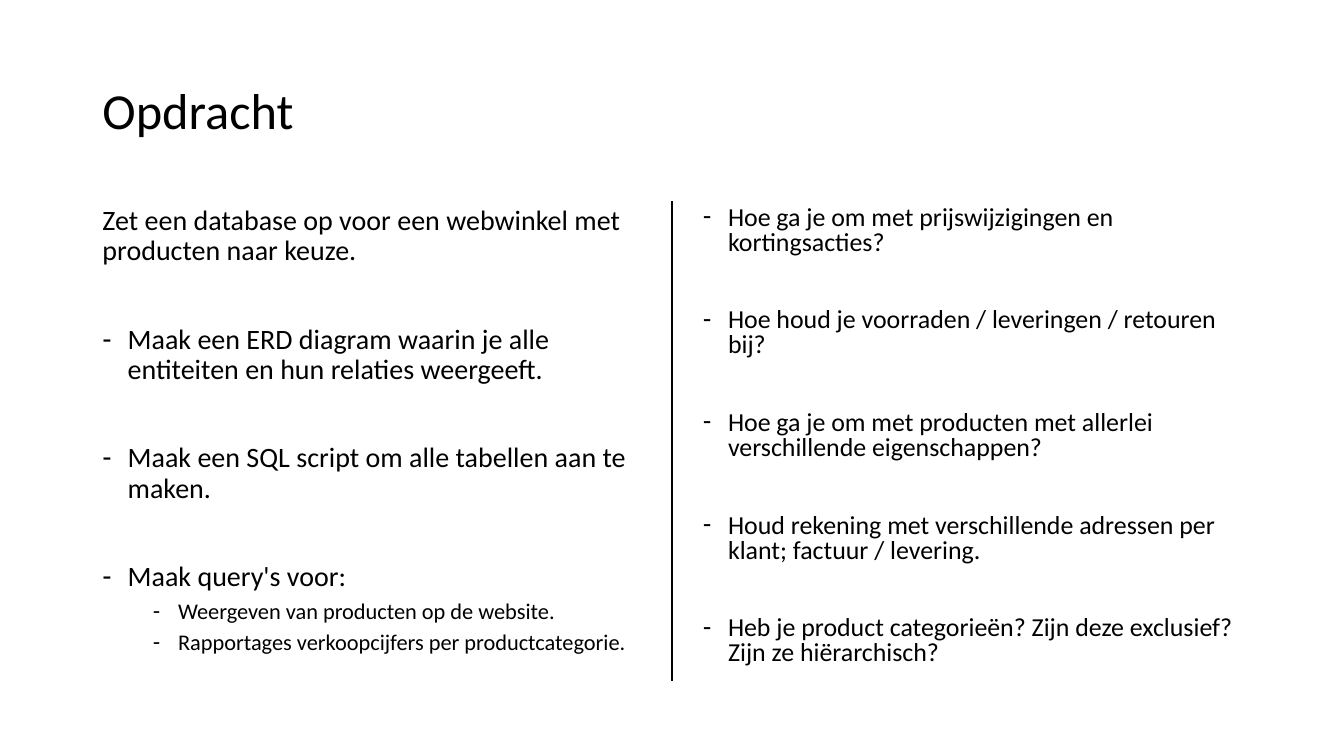
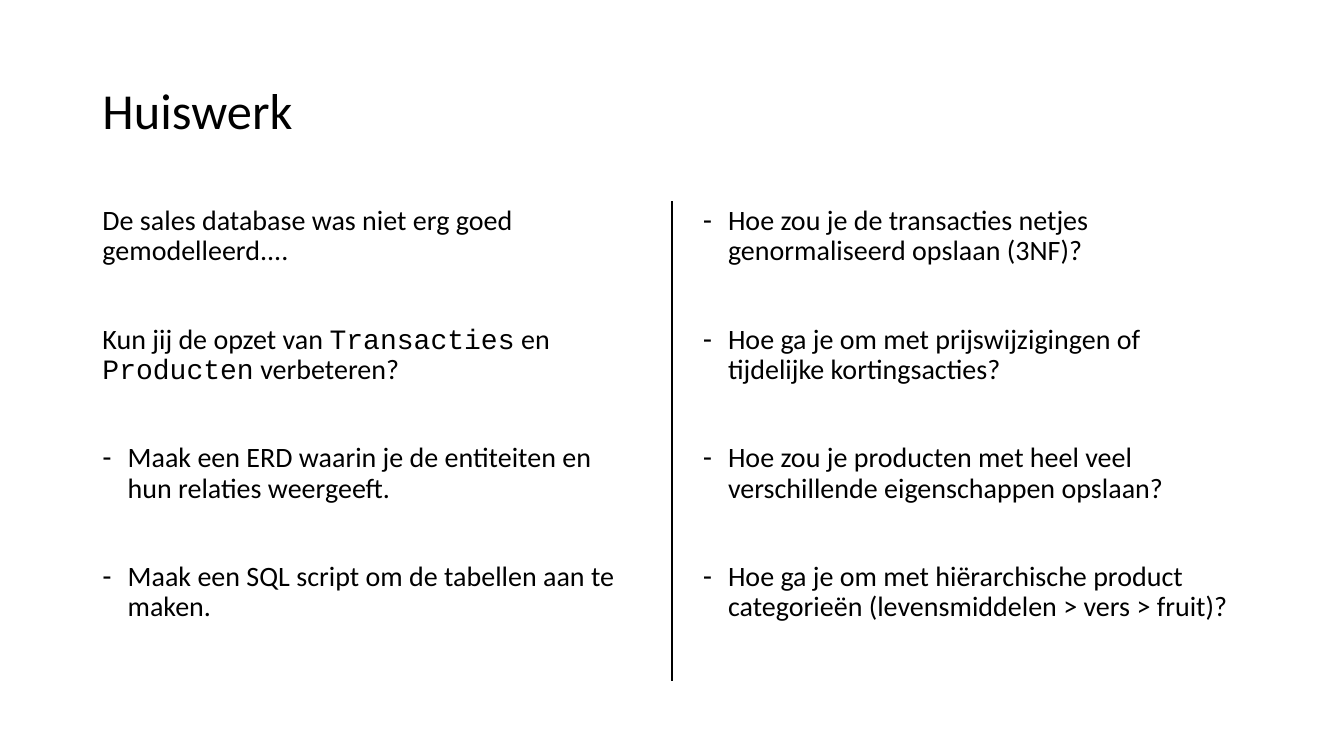
Before and after one commit to LFKoning/knowledge-sharing, a slide deck: slide 59 of sql_course/2_database_design/2_database_design.pptx (slide 52 before the commit). Drawn at 1344x756 pixels with LibreOffice and Linux fonts; fonts in the diff are those of the drawing. Boxes give left, top, right and bottom in pixels: in the first picture for what was removed or moved away, otherwise in the second. Text is boxed around its words. In the diff, an @@ line names an element or a change of style, - is before the commit and + after.

```diff
--- a/sql_course/2_database_design/2_database_design.pptx
+++ b/sql_course/2_database_design/2_database_design.pptx
@@ title at box(102, 94, 292, 130): text changed @@
-Opdracht
+Huiswerk
@@ text at box(102, 210, 614, 617): text changed @@
-Zet een database op voor een webwinkel met producten naar keuze.
-– Maak een ERD diagram waarin je alle entiteiten en hun relaties weergeeft.
-– Maak een SQL script om alle tabellen aan te maken.
-– Maak query's voor:
-  – Weergeven van producten op de website.
-  – Rapportages verkoopcijfers per productcategorie.
+De sales database was niet erg goed gemodelleerd....
+Kun jij de opzet van Transacties en Producten verbeteren?
+– Maak een ERD waarin je de entiteiten en hun relaties weergeeft.
+– Maak een SQL script om de tabellen aan te maken.
@@ text at box(728, 210, 1227, 621): text changed; size 18.5 to 20 pt @@
-– Hoe ga je om met prijswijzigingen en kortingsacties?
-– Hoe houd je voorraden / leveringen / retouren bij?
-– Hoe ga je om met producten met allerlei verschillende eigenschappen?
-– Houd rekening met verschillende adressen per klant; factuur / levering.
-– Heb je product categorieën? Zijn deze exclusief? Zijn ze hiërarchisch?
+– Hoe zou je de transacties netjes genormaliseerd opslaan (3NF)?
+– Hoe ga je om met prijswijzigingen of tijdelijke kortingsacties?
+– Hoe zou je producten met heel veel verschillende eigenschappen opslaan?
+– Hoe ga je om met hiërarchische product categorieën (levensmiddelen > vers > fruit)?
```
Also in this commit, not shown: 28 other slides changed, 17 slides added, 10 slides removed, 8 other files.
